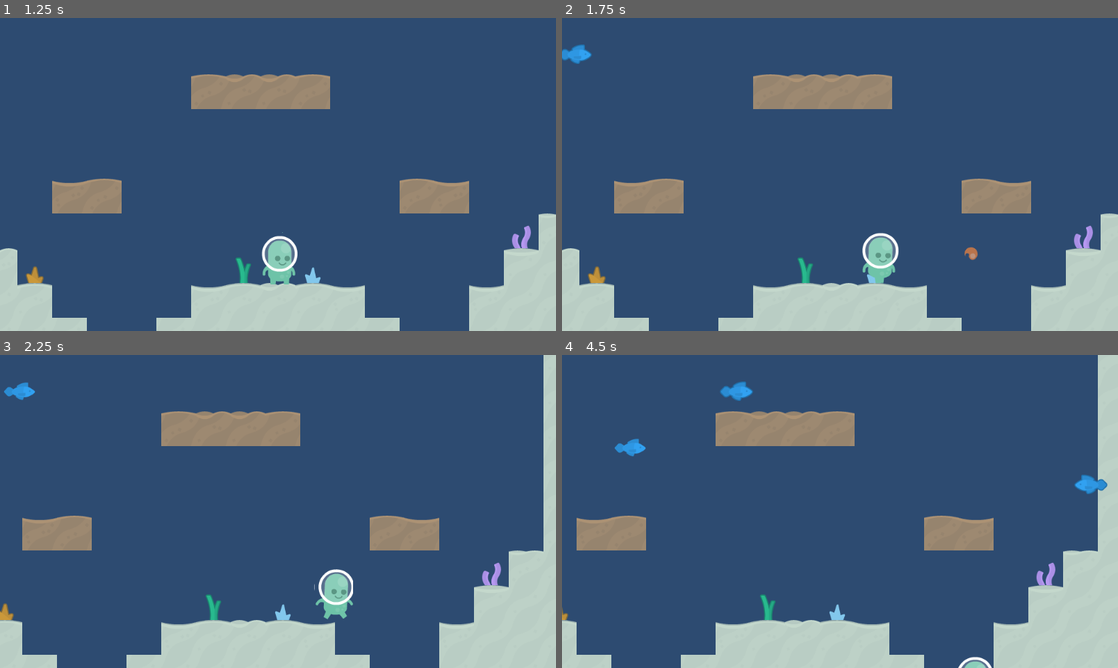
Above: before the commit, frames 1-4 (two rows, left to right).
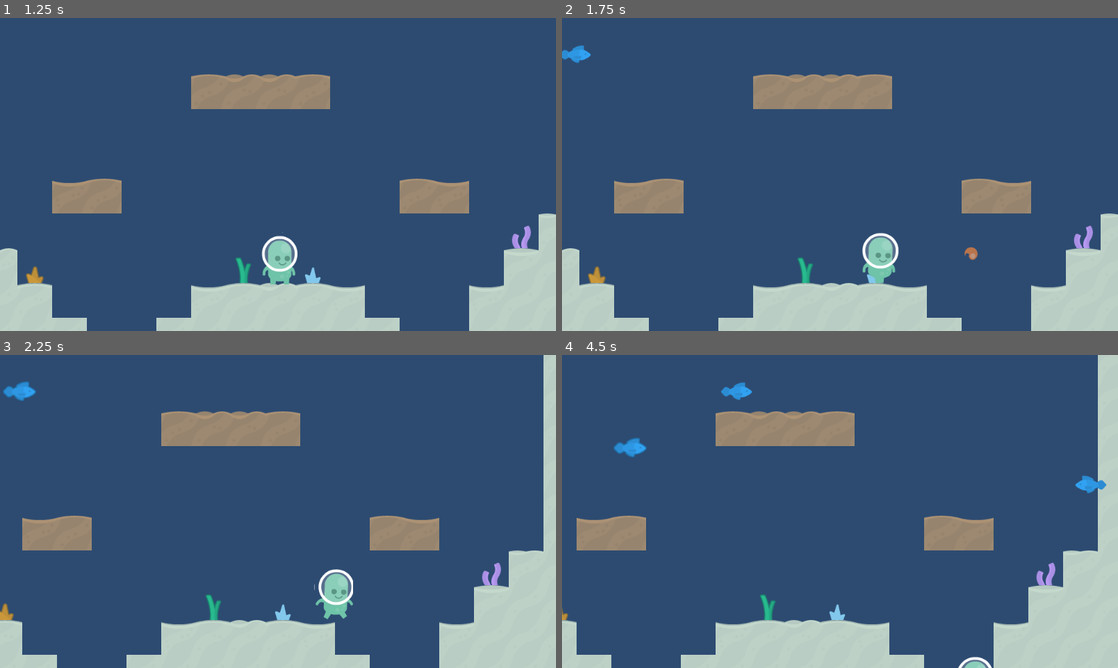
Above: after the commit, the same moments.

Repository: cpvanlue/dive-bug
Game: Godot game, scene res://MainMenu/MainMenu.tscn
Two runs of this game, one before a commit and one after it. Both use one fixed random seed, a clock stepped at 60 frames per second and the inputs below.
Inputs:
- Up to frame 1 (1.25 s): click "Play" at 0.5 s
- Up to frame 2 (1.75 s): tap Enter (shoot) at 1.25, 1.35 s; hold D (right) from 1.28 s (still down)
- Up to frame 3 (2.25 s): keep holding D (right); tap Shift (sprint) at 2.1 s
- Up to frame 4 (4.5 s): release D (right) at 2.78 s; hold A (left) 2.78-3.53 s; tap Space (swim) at 2.85 s; hold D (right) from 3.53 s (still down); tap Enter (shoot) at 3.6 s; hold Shift (sprint) from 4.28 s (still down)

Frame 1 is identical in both runs. In frame 2, less than 0.1% of the frame differs, in the area x 0-6%, y 8-15%; in frame 3, less than 0.1%; in frame 4, 0.2%, in the area x 9-99%, y 8-45%.

Commit message:
Remove collision between fish

Diff:
--- a/Enemy/Enemy.tscn
+++ b/Enemy/Enemy.tscn
@@ -42,7 +42,7 @@
 
 [node name="Enemy" type="KinematicBody2D"]
 collision_layer = 2
-collision_mask = 10
+collision_mask = 0
 collision/safe_margin = 0.001
 script = ExtResource( 2 )
 
@@ -53,6 +53,7 @@
 [node name="AnimatedSprite" type="AnimatedSprite" parent="."]
 frames = SubResource( 6 )
 animation = "swim"
+frame = 1
 playing = true
 
 [node name="DeathTimer" type="Timer" parent="."]
